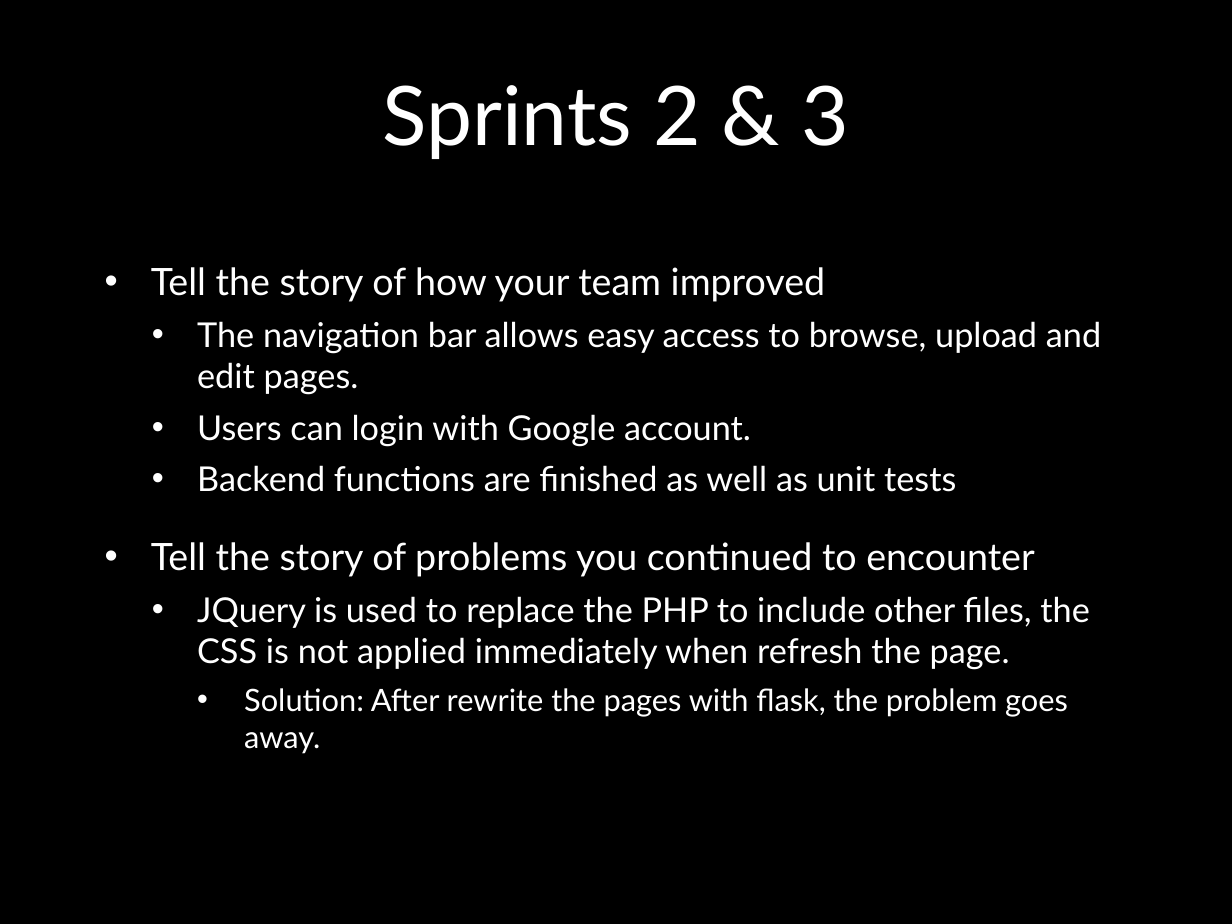
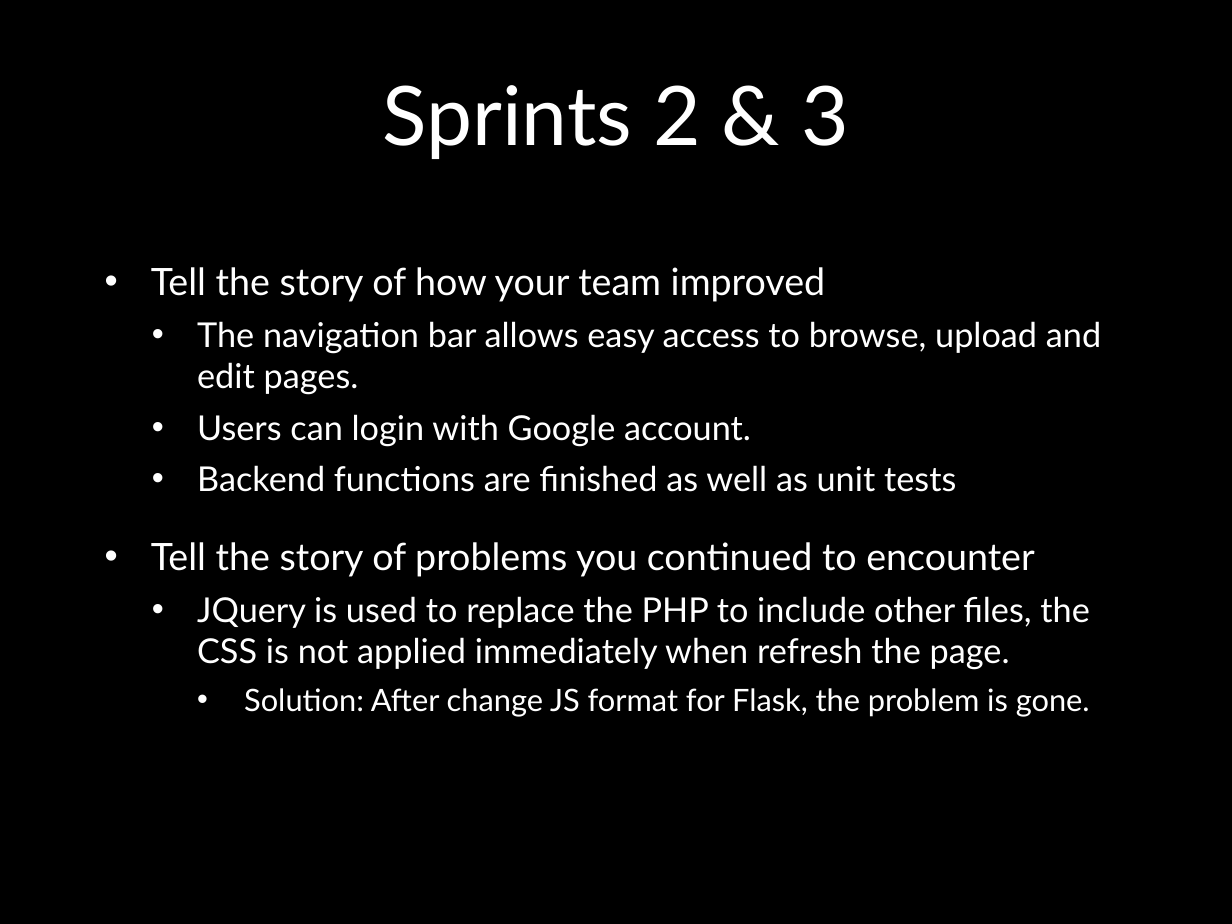
Before and after one commit to holtskinner/CS4320-FinalProject, a slide deck: slide 4 of FinalPresentationTemplate.pptx. Drawn at 1232x924 pixels with LibreOffice and Linux fonts; fonts in the diff are those of the drawing; background and template pictures are left out. Boxes give left, top, right and bottom in pixels: in the first picture for what was removed or moved away, otherwise in the second. Text is boxed around its words. In the diff, an @@ line names an element or a change of style, - is before the commit and + after.

```diff
--- a/FinalPresentationTemplate.pptx
+++ b/FinalPresentationTemplate.pptx
@@ text at [244,688,1090,717]: text changed @@
-    • Solution: After rewrite the pages with flask, the problem goes away.
+    • Solution: After change JS format for Flask, the problem is gone.
```
Also in this commit, not shown: 5 other slides changed, 1 slide added.
